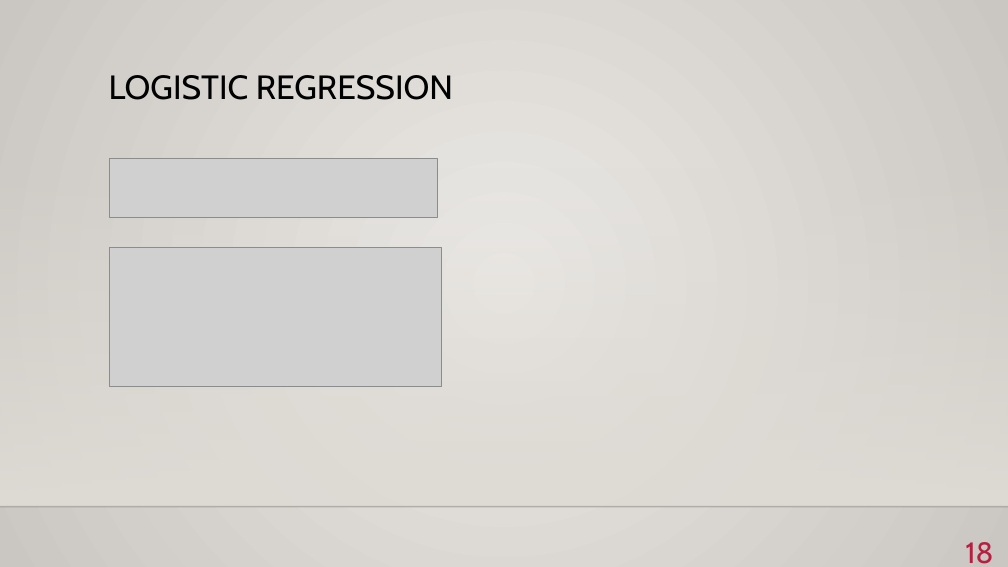
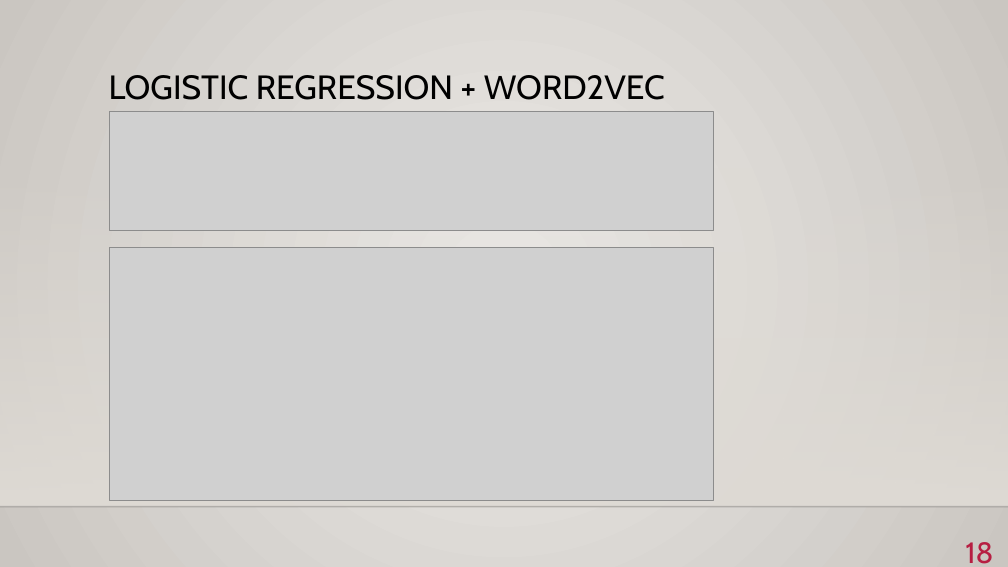
Before and after one commit to BKmarian/Reddit-Stress-Analisys, a slide deck: slide 18 of bionlp.pptx. Drawn at 1008x567 pixels with LibreOffice and Linux fonts; fonts in the diff are those of the drawing; grey boxes stand for pictures; background and template pictures are left out. Boxes give left, top, right and bottom in pixels: in the first picture for what was removed or moved away, otherwise in the second. Text is boxed around its words. In the diff, an @@ line names an element or a change of style, - is before the commit and + after.

```diff
--- a/bionlp.pptx
+++ b/bionlp.pptx
@@ title at [109, 75, 665, 100]: text changed @@
-LOGISTIC REGRESSION
+LOGISTIC REGRESSION + WORD2VEC
@@ picture: place and size @@
-picture at [109, 159, 437, 218]
+picture at [109, 112, 713, 231]
@@ picture: place and size @@
-picture at [109, 247, 442, 386]
+picture at [109, 247, 713, 500]
```
Also in this commit, not shown: 7 other slides changed, 1 slide added.
